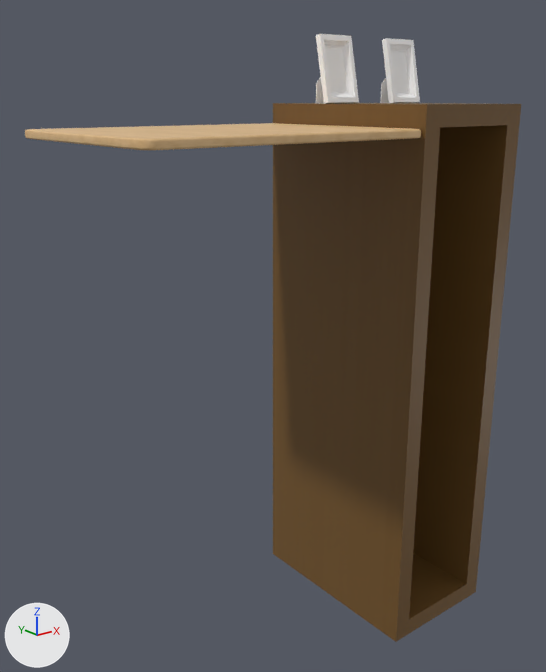
Two versions of the FBX model resources/stage1/stage_1.fbx, one commit apart.
The view is the same before and after, from a 50 mm camera at (-4.98, -6.02, 2.7) aimed at (-0.06, 0.14, 0.23). Arrows for +X, +Y and +Z are at lower left; the lights stay in place. Where no turn or scale is listed for an object, it has been applied to the vertices.

Objects in the first picture: 'stage_1'.
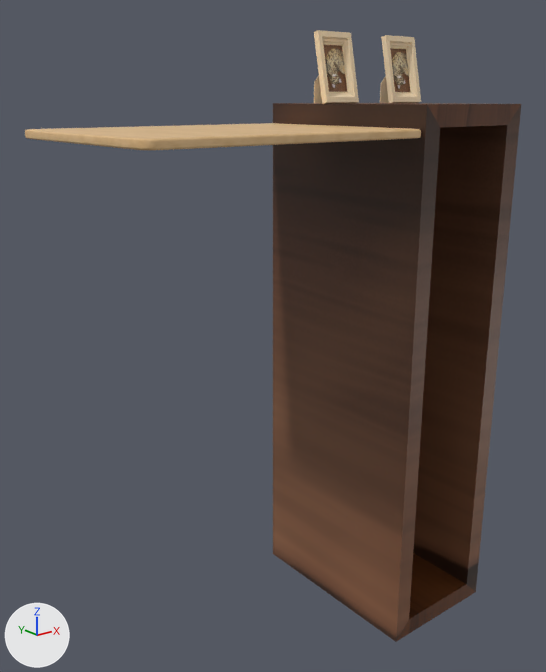
Where the newer file only moved an object's origin or applied its transform, the numbers keep the older frame.

Changed parts and their boxes (x1, y1, x2, y2) in the pictures (546 x 672 px; the box of a moved part takes in the faces that stretch with it):
'stage_1', surface changed, reshaped
    before: (25, 34, 521, 642)
    after: (25, 30, 521, 642)
part 1 of me_mesh, moved or reshaped
    before: (316, 76, 324, 104)
    after: (314, 75, 322, 104)
part 2 of me_mesh, moved or reshaped
    before: (318, 34, 420, 103)
    after: (316, 30, 421, 103)
part 3 of me_mesh, surface changed
    both: (273, 78, 521, 642)

What changed in the scene script:
```text
Add img_neko_png:
    img_neko_png = load_image('neko.png', '_unpacked/neko.png', 256, 256, 'sRGB')
Add img_tana1_bc_png:
    img_tana1_bc_png = load_image('tana1_BC.png', '_unpacked/tana1_BC.png', 1024, 1024, 'sRGB')
Add img_syashintate_bc_png:
    img_syashintate_bc_png = load_image('syashintate_BC.png', '_unpacked/syashintate_BC.png', 1024, 1024, 'sRGB')
Change mat_syashin:
    remove mat_syashin.base_color = (1.0, 1.0, 1.0)  # white #ffffff
    add mat_syashin.texture = img_syashintate_bc_png
Change mat_wood_2:
    mat_wood_2.texture: img_ground_2_png -> img_tana1_bc_png  # with its transparency -> not seen
Add mat_syashin_i:
    mat_syashin_i = principled_material('syashin_I')
    mat_syashin_i.texture = img_neko_png  # with its transparency
Change me_mesh:
    used by ob_stage_1; location = (0.0, 0.0, 0.0)
    remove me_mesh.from_pydata(...)  # 294 vertices, 282 faces; spans x -2.25..2.25, y -1.15..1.15, z -3.35..3.35
    add me_mesh.from_pydata(...)  # 302 vertices, 298 faces; spans x -2.25..2.25, y -1.15..1.15, z -3.35..3.39
    me_mesh part 1: the loose piece of 10 vertices spanning x 0.77..1.07, y 0.37..0.43, z 2.65..3.14 is scaled about its middle by 1.04, then moved by (-0.01, 0.01, 0.01)
    me_mesh part 2
    90 vertices are removed from x 0.76..2.23, y 0.21..0.43, z 2.64..3.35
    115 faces are deleted
    5 vertices in x 1.17..1.21, y 0.35..0.43, z 3.28..3.35 move by (0.0, 0.01, 0.03)
    3 vertices in x 0.76, y 0.35..0.43, z 3.28..3.34 move by (-0.03, 0.01, 0.03)
    24 vertices move from x 0.76..2.08, y 0.21..0.43, z 2.64..3.35 to x 0.73..2.09, y 0.21..0.44, z 2.65..3.38
    75 vertices are added at x 0.73..2.24, y 0.21..0.44, z 2.65..3.38
    5 new vertices lie (0.04, 0.0, 0.0) away from vertices in x 1.17..2.2, y 0.21..0.36, z 2.65..3.35
    6 new vertices lie (0.0, 0.01, 0.06) away from vertices in x 1.76..2.24, y 0.25..0.36, z 2.65..3.33
    6 new vertices lie (0.0, 0.04, -0.01) away from vertices in x 1.76..2.24, y 0.26..0.37, z 2.71..3.39
    6 new vertices lie (0.0, -0.01, -0.06) away from vertices in x 0.8..2.24, y 0.43..0.44, z 3.34..3.37
    129 new faces join them, mat_syashin (picture img_syashintate_bc_png)
    2 new faces join them, mat_syashin_i (picture img_neko_png)
    me_mesh part 3: 41 kept faces spanning x 0.73..2.25, y -1.15..1.15, z -3.35..3.38 get new texture (UV) coordinates
    add me_mesh.materials.append(mat_syashin_i)  # picture img_neko_png
```
